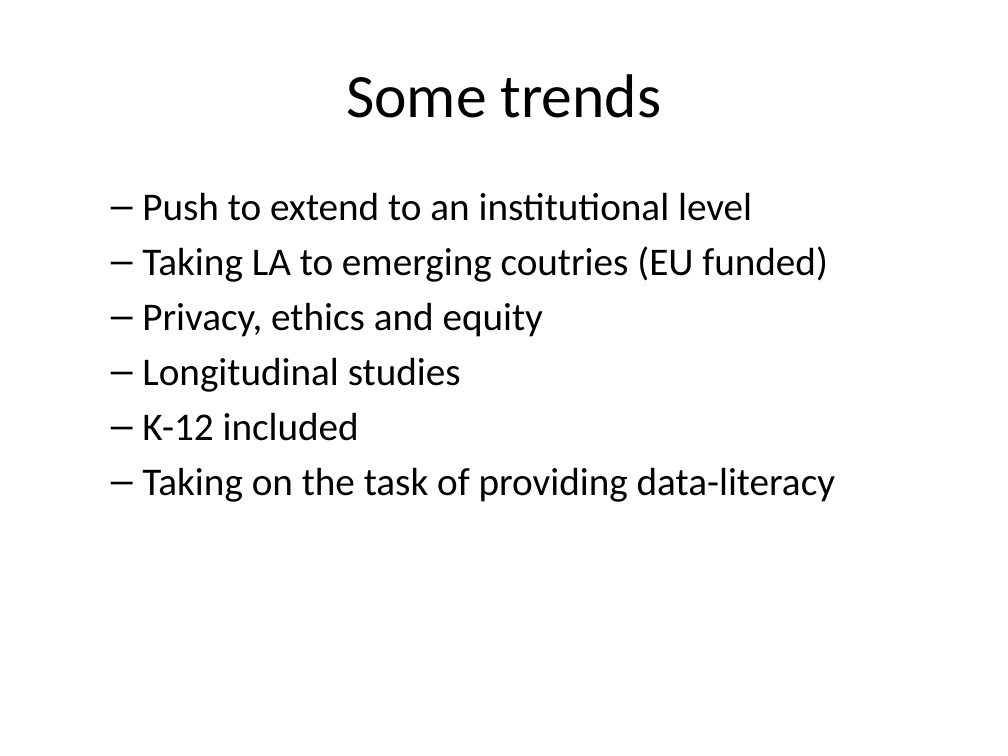
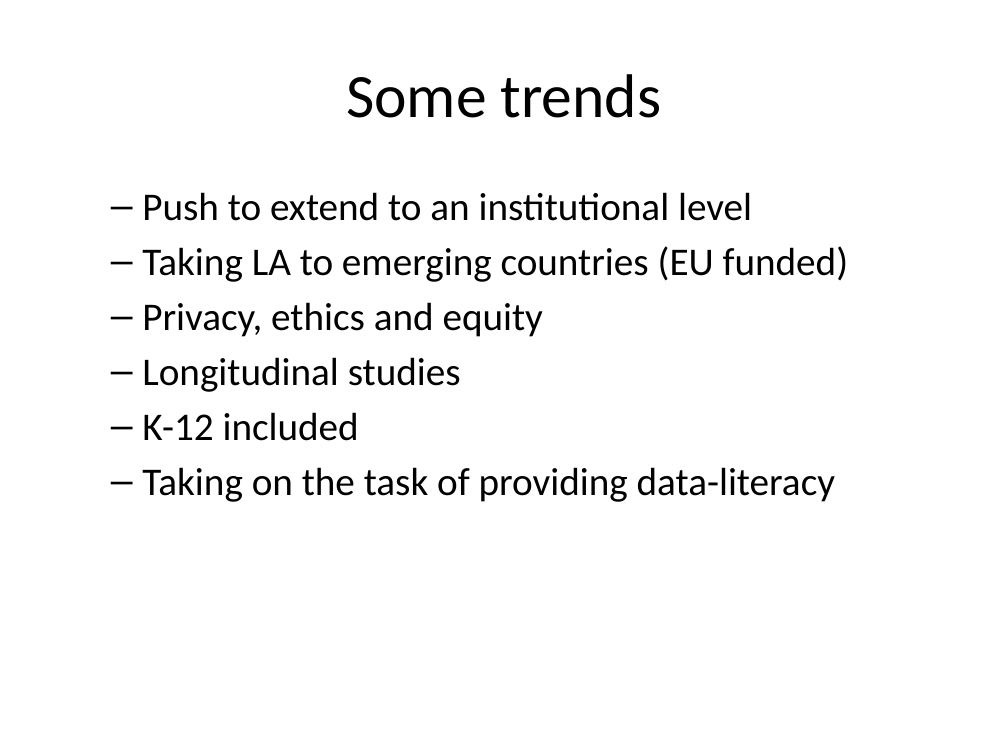
Before and after one commit to dietrichson/newport_2019, a slide deck: slide 22 of presentation/Learning_analytics_Newport_2019.pptx. Drawn at 1008x756 pixels with LibreOffice and Linux fonts; fonts in the diff are those of the drawing. Boxes give left, top, right and bottom in pixels: in the first picture for what was removed or moved away, otherwise in the second. Text is boxed around its words. In the diff, an @@ line names an element or a change of style, - is before the commit and + after.

```diff
--- a/presentation/Learning_analytics_Newport_2019.pptx
+++ b/presentation/Learning_analytics_Newport_2019.pptx
@@ text at [142, 246, 849, 282]: text changed @@
-  – Taking LA to emerging coutries (EU funded)
+  – Taking LA to emerging countries (EU funded)
```
Also in this commit, not shown: 6 other slides changed, 14 slides added, 2 slides removed, 12 other files.
